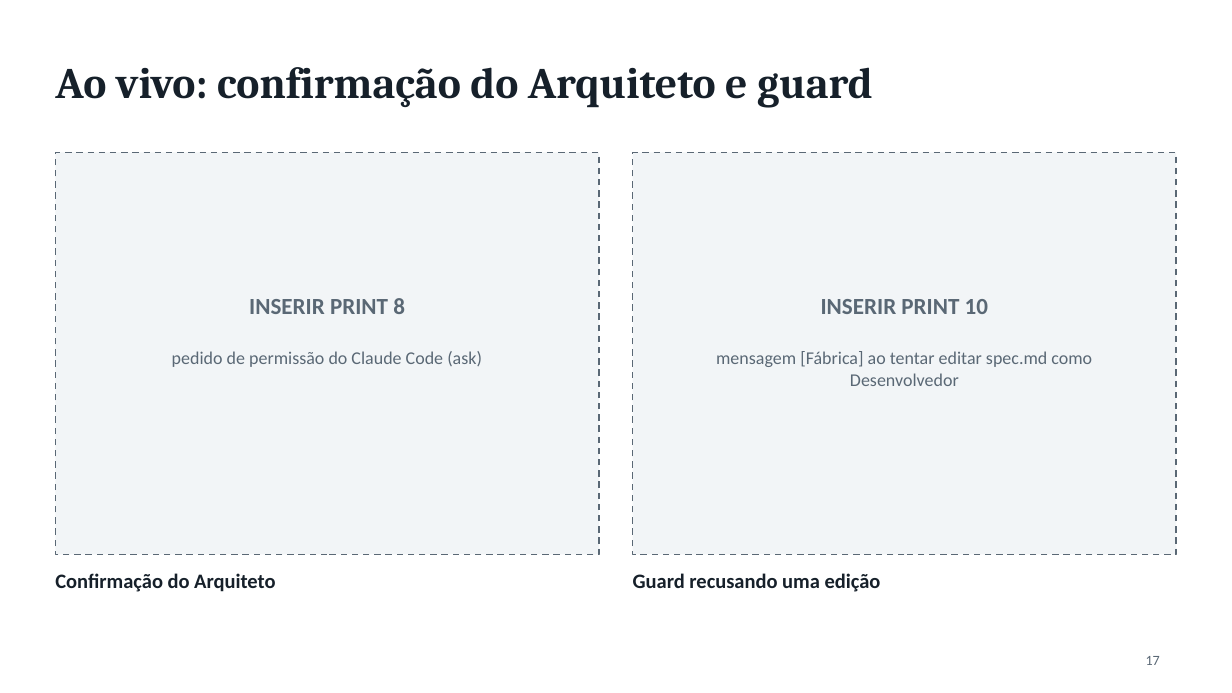
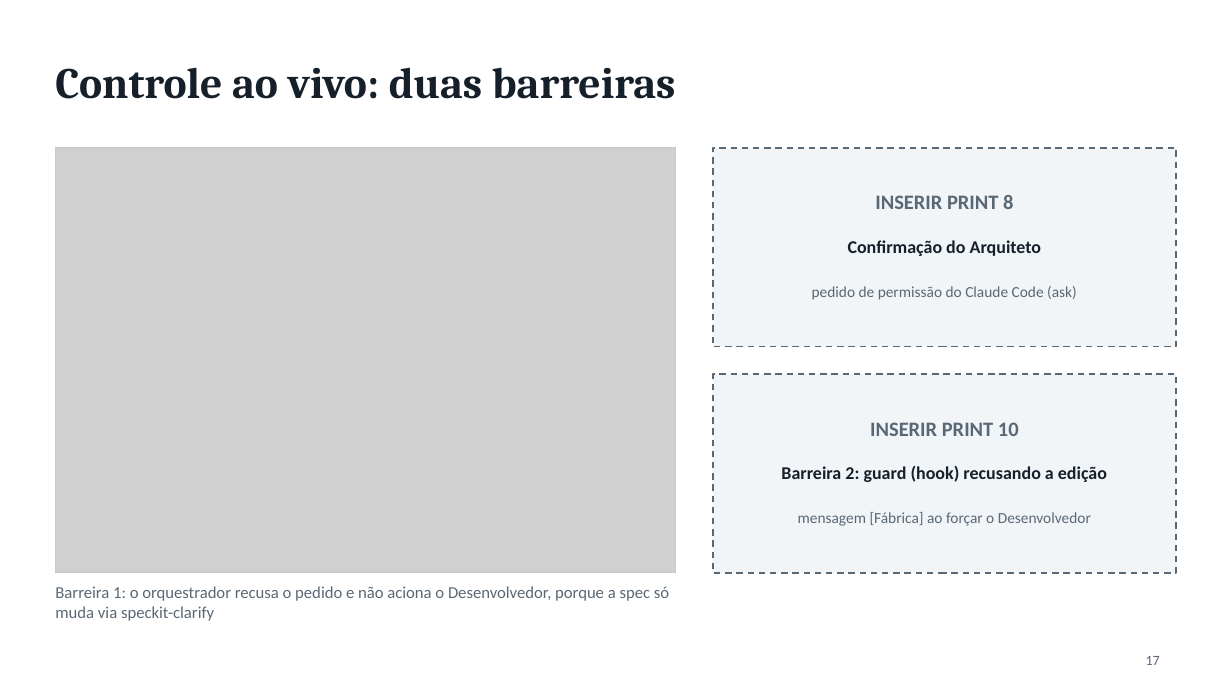
Before and after one commit to liviagomes30/fabrica-petcontrol, a slide deck: slide 17 of docs/fabrica/apresentacao-fabrica-claude-code.pptx. Drawn at 1232x693 pixels with LibreOffice and Linux fonts; fonts in the diff are those of the drawing; grey boxes stand for pictures. Boxes give left, top, right and bottom in pixels: in the first picture for what was removed or moved away, otherwise in the second. Text is boxed around its words. In the diff, an @@ line names an element or a change of style, - is before the commit and + after.

```diff
--- a/docs/fabrica/apresentacao-fabrica-claude-code.pptx
+++ b/docs/fabrica/apresentacao-fabrica-claude-code.pptx
@@ title at box(55, 67, 676, 99): text changed @@
-Ao vivo: confirmação do Arquiteto e guard
+Controle ao vivo: duas barreiras
@@ rectangle: place and size @@
-rectangle at box(55, 152, 599, 555)
+rectangle at box(55, 148, 676, 573)
@@ rectangle at box(55, 148, 676, 573): fill #F2F5F7 to none; outline #5A6875 1.25 pt dashed to #C3CCD4 1 pt @@
@@ picture added at box(55, 148, 676, 573) @@
@@ rectangle: place and size @@
-rectangle at box(633, 152, 1177, 555)
+rectangle at box(713, 148, 1177, 347)
@@ text "INSERIR PRINT 8" at box(875, 195, 1013, 209): size 18 to 16 pt @@
@@ text "INSERIR PRINT 8": place and size @@
-text "INSERIR PRINT 8" at box(249, 298, 405, 314)
+text "INSERIR PRINT 8" at box(875, 195, 1013, 209)
@@ text "Confirmação do Arquiteto": place and size @@
-text "Confirmação do Arquiteto" at box(55, 573, 275, 592)
+text "Confirmação do Arquiteto" at box(848, 240, 1042, 256)
@@ text "Confirmação do Arquiteto" at box(848, 240, 1042, 256): size 16 to 14 pt; alignment left to centre @@
@@ text "pedido de permissão do Claude ...": place and size @@
-text "pedido de permissão do Claude ..." at box(172, 351, 482, 367)
+text "pedido de permissão do Claude ..." at box(812, 286, 1077, 300)
@@ text "pedido de permissão do Claude ..." at box(812, 286, 1077, 300): size 14 to 12 pt @@
@@ text removed at box(716, 351, 1092, 386) @@
-mensagem [Fábrica] ao tentar editar spec.md como Desenvolvedor
@@ rectangle added at box(713, 374, 1177, 573), fill #F2F5F7, outline #5A6875 1.25 pt dashed @@
@@ text "INSERIR PRINT 10": place and size @@
-text "INSERIR PRINT 10" at box(821, 299, 988, 314)
+text "INSERIR PRINT 10" at box(870, 422, 1019, 436)
@@ text "INSERIR PRINT 10" at box(870, 422, 1019, 436): size 18 to 16 pt @@
@@ text at box(781, 466, 1107, 482): text changed; size 16 to 14 pt @@
-Guard recusando uma edição
+Barreira 2: guard (hook) recusando a edição
@@ text added at box(798, 512, 1091, 526), 12 pt, text #5A6875 @@
+mensagem [Fábrica] ao forçar o Desenvolvedor
@@ text added at box(55, 586, 669, 621), 13 pt, text #5A6875 @@
+Barreira 1: o orquestrador recusa o pedido e não aciona o Desenvolvedor, porque a spec só muda via speckit-clarify
```
Also in this commit, not shown: 5 other files.
